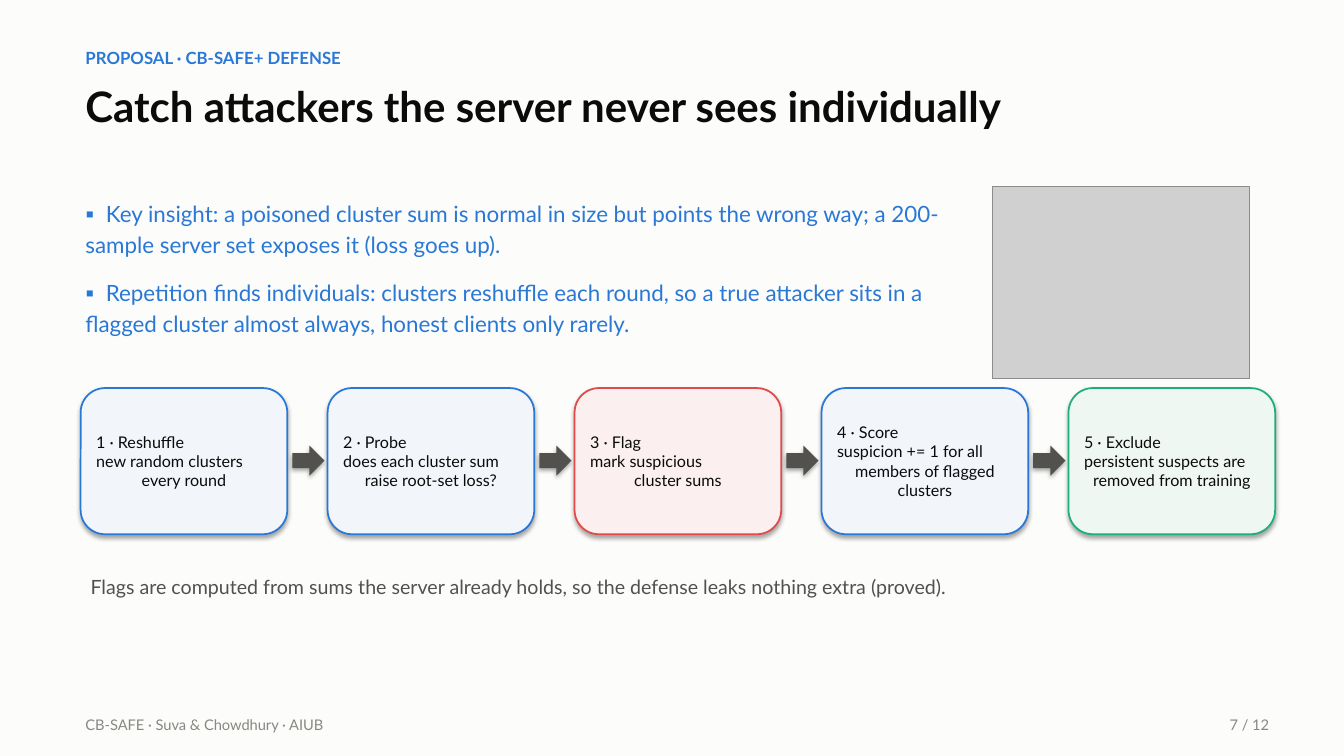
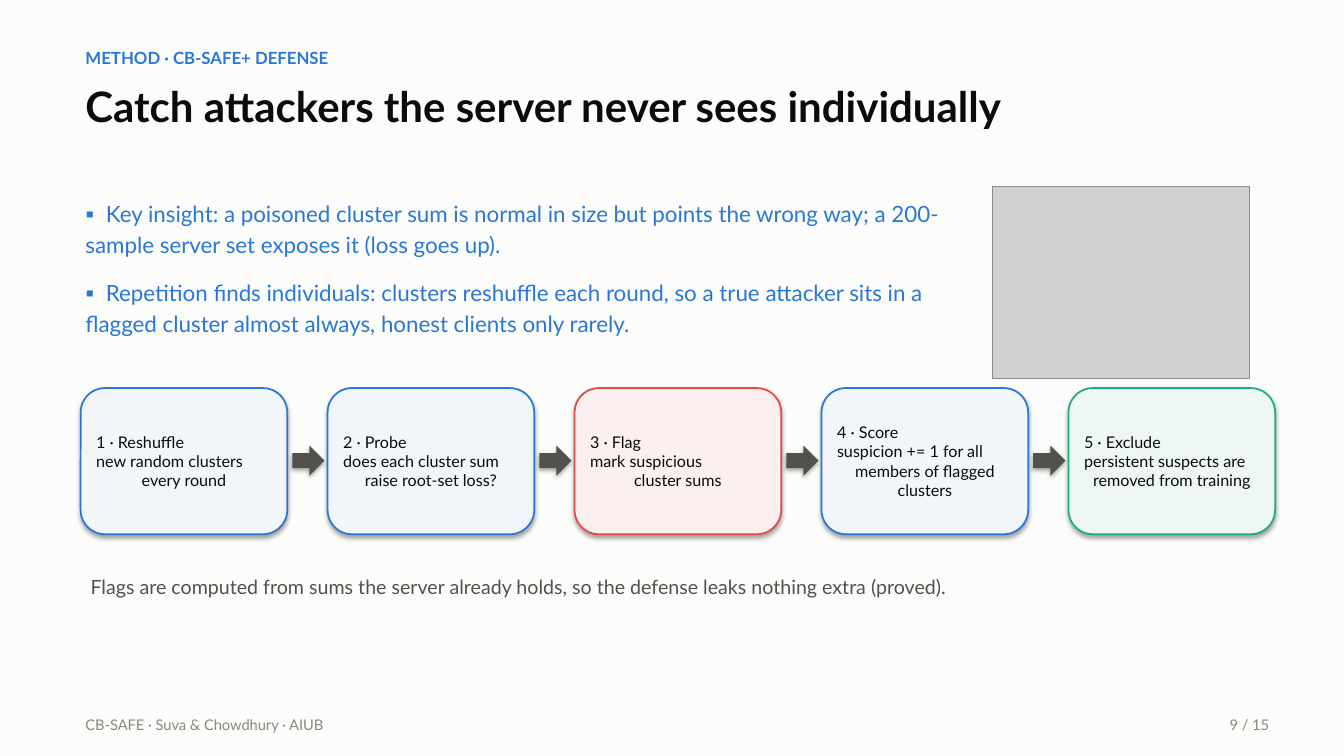
Before and after one commit to wshuv-o/cb-safe-draft, a slide deck: slide 10 of paper/cbsafe_slides.pptx (slide 7 before the commit). Drawn at 1344x756 pixels with LibreOffice and Linux fonts; fonts in the diff are those of the drawing; grey boxes stand for pictures. Boxes give left, top, right and bottom in pixels: in the first picture for what was removed or moved away, otherwise in the second. Text is boxed around its words. In the diff, an @@ line names an element or a change of style, - is before the commit and + after.

```diff
--- a/paper/cbsafe_slides.pptx
+++ b/paper/cbsafe_slides.pptx
@@ text at box(85, 51, 328, 64): text changed @@
-PROPOSAL · CB-SAFE+ DEFENSE
+METHOD · CB-SAFE+ DEFENSE
@@ text at box(1230, 719, 1269, 730): text changed @@
-7 / 12
+9 / 15
```
Also in this commit, not shown: 11 other slides changed, 5 slides added, 2 other files.
